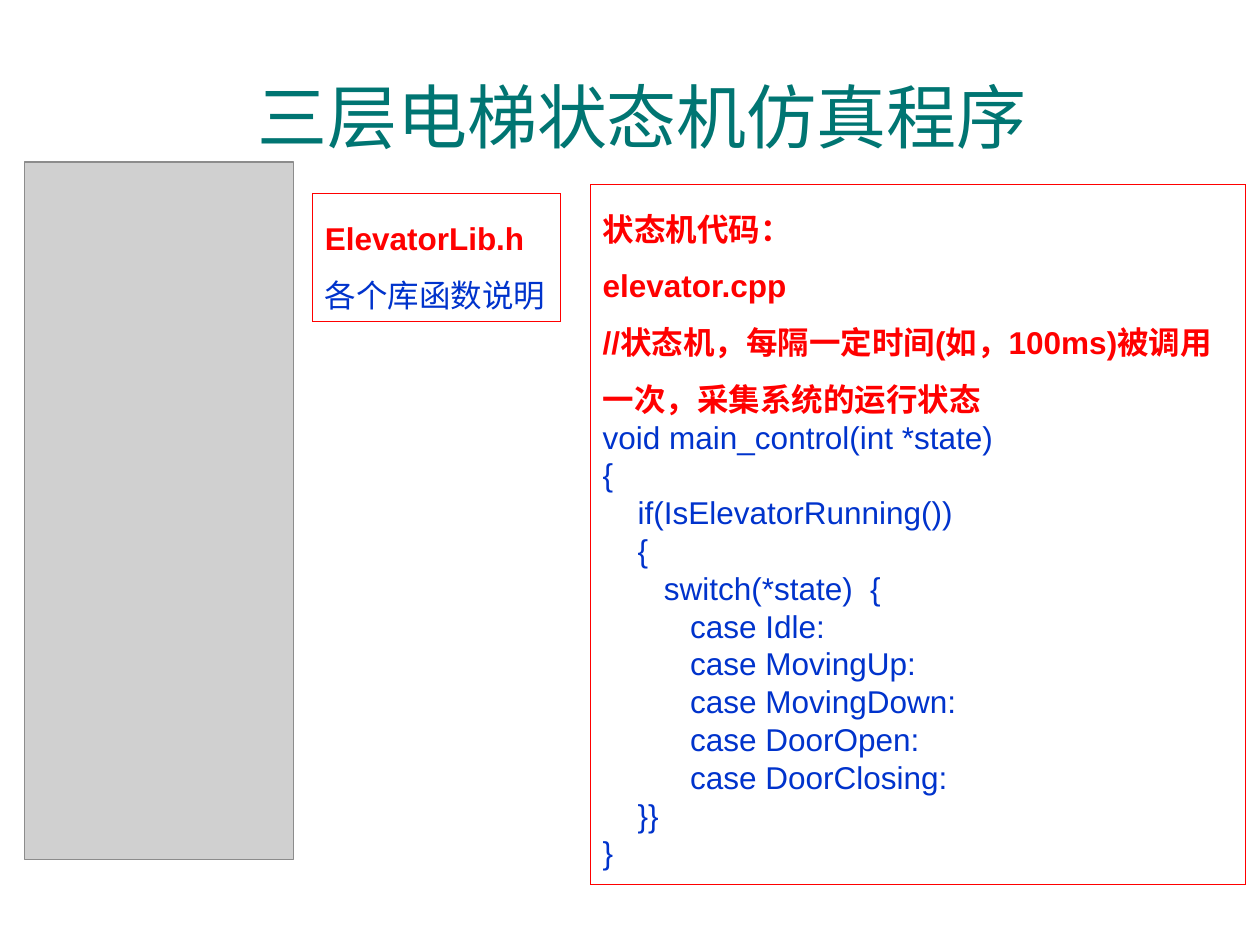
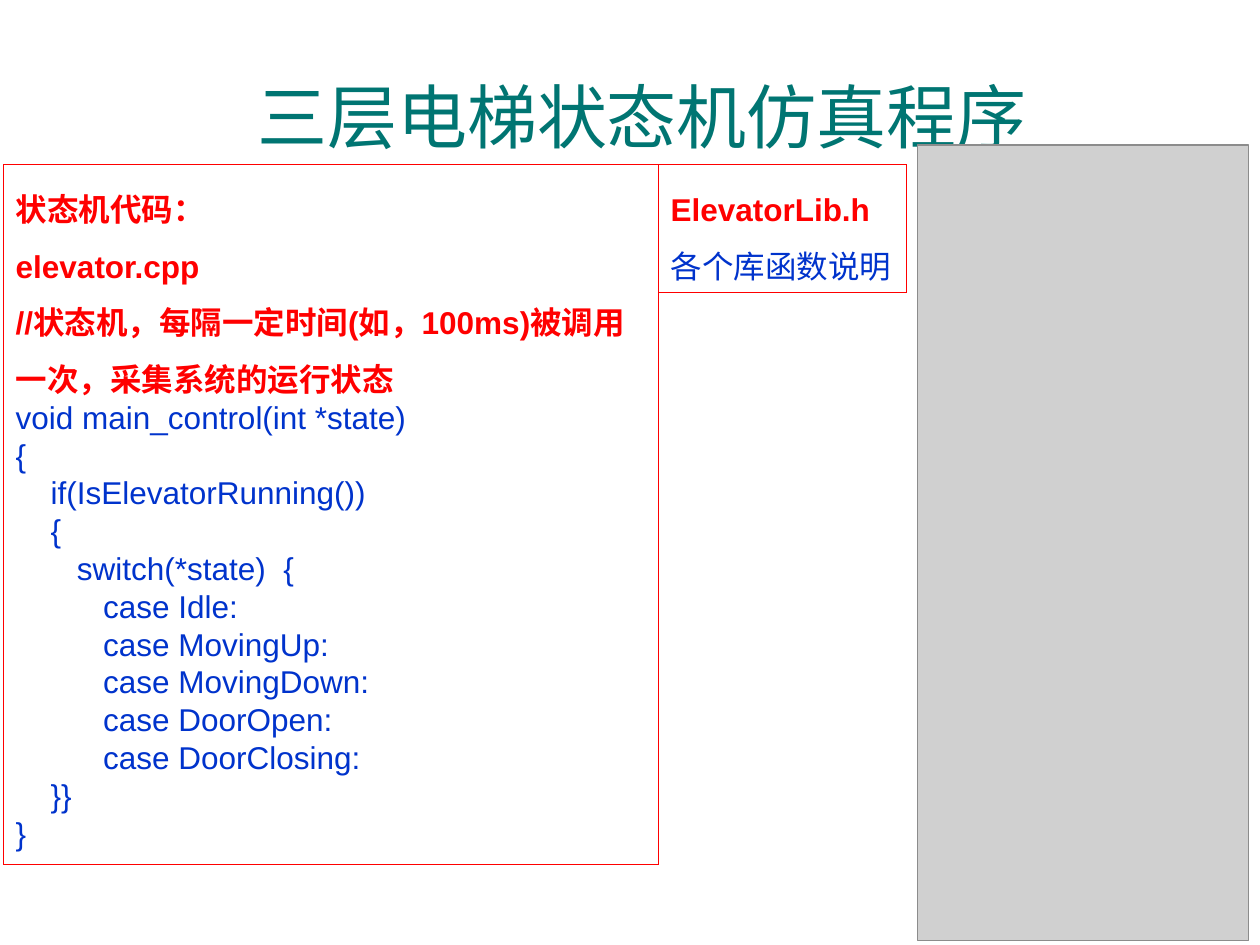
Before and after one commit to jtrfid/C-Repositories, a slide deck: slide 30 of C语言课程设计/2016/Garage_mfc/状态和状态机.pptx (slide 36 before the commit). Drawn at 1260x945 pixels with LibreOffice and Linux fonts; fonts in the diff are those of the drawing; grey boxes stand for pictures; background and template pictures are left out. Boxes give left, top, right and bottom in pixels: in the first picture for what was removed or moved away, otherwise in the second. Text is boxed around its words. In the diff, an @@ line names an element or a change of style, - is before the commit and + after.

Commit message:
修订状态和状态机.pptx

```diff
--- a/C语言课程设计/2016/Garage_mfc/状态和状态机.pptx
+++ b/C语言课程设计/2016/Garage_mfc/状态和状态机.pptx
@@ picture added at (917,145,1247,940) @@
@@ rectangle "状态机代码：": place and size @@
-rectangle "状态机代码：" at (591,185,1246,885)
+rectangle "状态机代码：" at (4,165,659,864)
@@ picture removed at (25,163,294,859) @@
@@ rectangle "ElevatorLib.h": place and size @@
-rectangle "ElevatorLib.h" at (312,194,561,321)
+rectangle "ElevatorLib.h" at (658,165,906,292)
```
Also in this commit, not shown: 21 other slides changed, 10 slides added, 2 slides removed.
